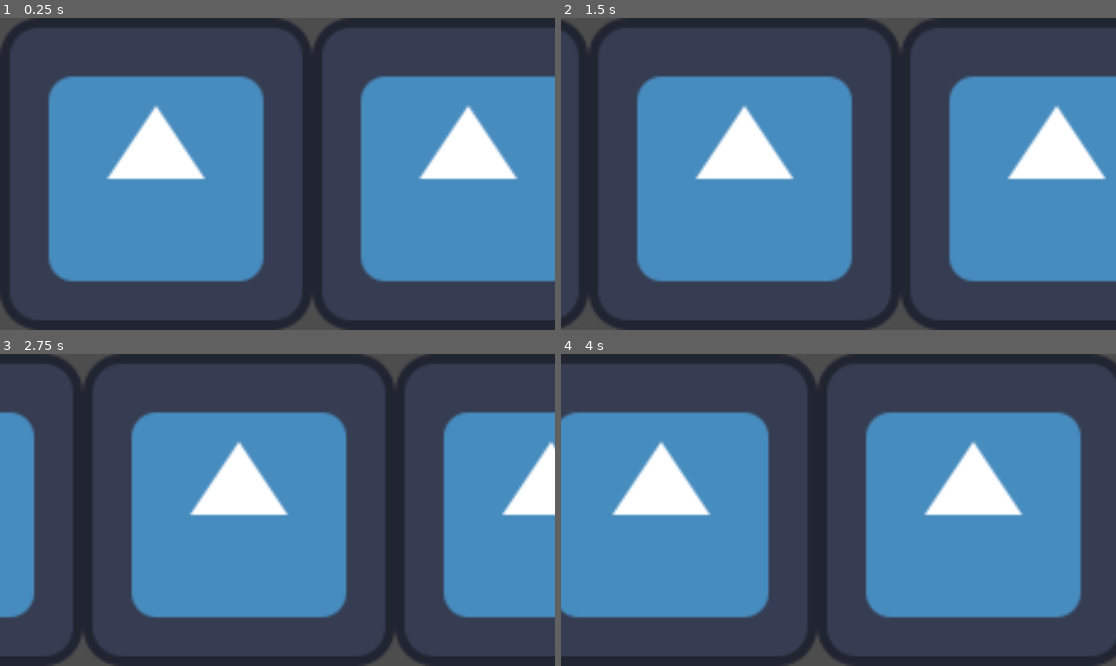
Above: before the commit, frames 1-4 (two rows, left to right).
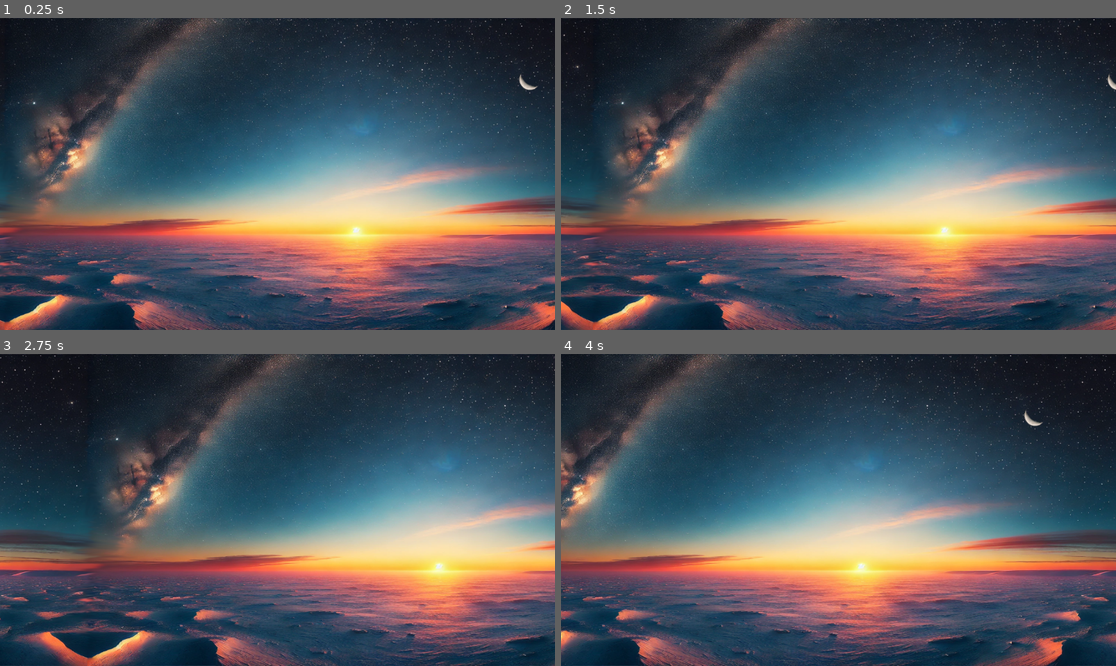
Above: after the commit, the same moments.

Repository: petermthompson/solar-system-puzzle
Game: Godot game, scene res://scrolling_picture/scroller.tscn
Two runs of this game, one before a commit and one after it. Both use one fixed random seed, a clock stepped at 60 frames per second and the inputs below. The project has no main scene, so this scene is started directly. The engine's default icon, where the game draws it, is replaced by a stand-in: a white triangle on a blue panel in a dark square.
Inputs (mouse positions are in pixels of both pictures, inside the frame that each line leads up to):
- Up to frame 1 (0.25 s): no input
- Up to frame 2 (1.5 s): tap Enter at 0.5 s; move the mouse to (960, 158) at 0.52 s; click (960, 158) at 0.67 s; tap Space at 1.25 s; drag from (727, 189) to (810, 236) at 1.27 s
- Up to frame 3 (2.75 s): tap Enter at 2 s; move the mouse to (333, 441) at 2.02 s; click (333, 441) at 2.17 s
- Up to frame 4 (4 s): tap Space at 2.75 s; drag from (810, 572) to (672, 463) at 2.77 s; tap Enter at 3.5 s; move the mouse to (1005, 556) at 3.52 s; click (1005, 556) at 3.67 s

The runs differ from the first frame. In frame 1, 84% of the frame differs, in the area x 0-100%, y 0-100%; in frame 2, 83%; in frame 3, 83%; in frame 4, 86%.

Commit message:
Add north pole sky to scrolling picture

Diff:
--- a/scrolling_picture/scroller.tscn
+++ b/scrolling_picture/scroller.tscn
@@ -2,14 +2,14 @@
 
 [ext_resource type="Script" path="res://scrolling_picture/scroller.gd" id="1_dhltd"]
 [ext_resource type="Shader" path="res://scrolling_picture/scrolling_picture.gdshader" id="2_aj7bk"]
-[ext_resource type="Texture2D" uid="uid://cht3dmynshlqa" path="res://icon.svg" id="3_4ue3m"]
+[ext_resource type="Texture2D" uid="uid://b0co2afukvg0i" path="res://scrolling_picture/north_pole_sky.png" id="3_614lc"]
 [ext_resource type="Script" path="res://scrolling_picture/scrolling_picture.gd" id="4_fygbo"]
 
 [sub_resource type="ShaderMaterial" id="ShaderMaterial_cw2mm"]
 shader = ExtResource("2_aj7bk")
 shader_parameter/scroll = 0.0
-shader_parameter/picture_size = Vector2(128, 128)
-shader_parameter/rectangle_size = Vector2(1152, 648)
+shader_parameter/picture_size = Vector2(2158, 1024)
+shader_parameter/rectangle_size = Vector2(1264.45, 600)
 
 [node name="Scroller" type="Control"]
 layout_mode = 3
@@ -30,7 +30,8 @@
 anchor_bottom = 1.0
 grow_horizontal = 2
 grow_vertical = 2
-texture = ExtResource("3_4ue3m")
+texture = ExtResource("3_614lc")
+expand_mode = 3
 script = ExtResource("4_fygbo")
 
 [node name="GridOverlay" type="TextureRect" parent="."]
Binary file added: scrolling_picture/north_pole_sky.png
Not shown, added: scrolling_picture/north_pole_sky.png.import
